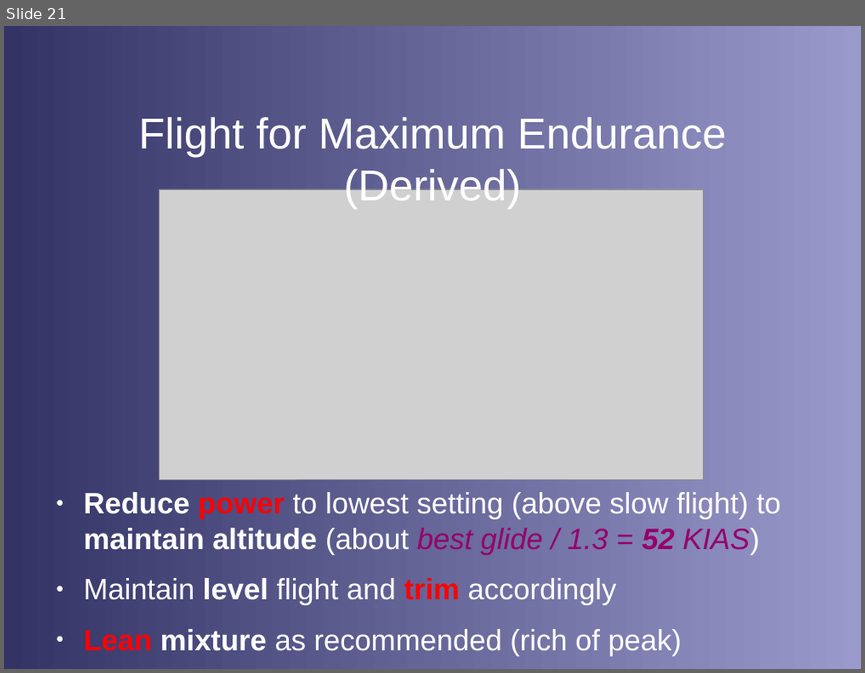
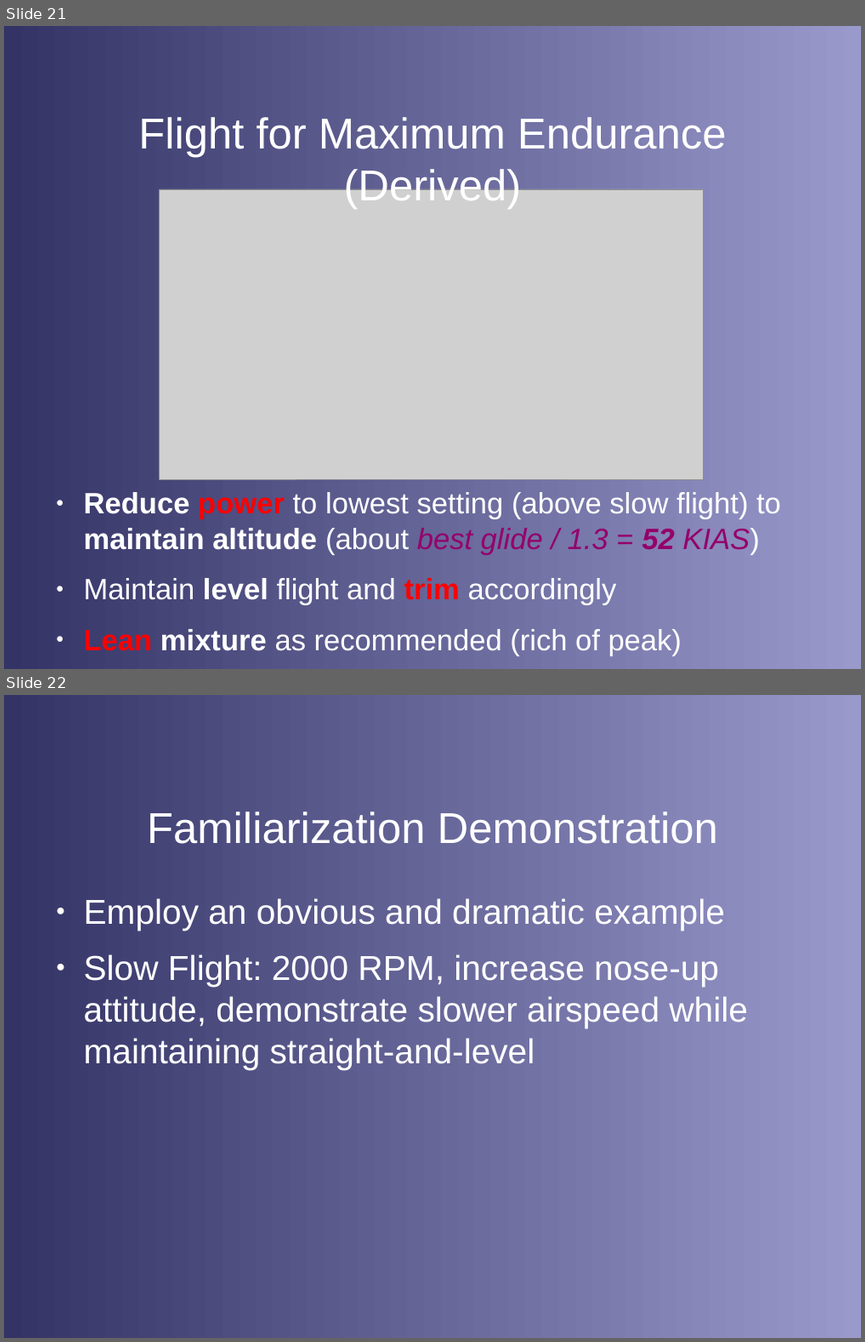
Before and after one commit to stephanheinemann/flight, a slide deck: FI/RangeAndEndurance/RangeAndEndurance.odp. Shown one above the other, each under a label of ours: slide 21 before the commit, slides 21 and 22 after it. The pictures are 865x673 and 865x1342 pixels, drawn with LibreOffice and Linux fonts; fonts in the diff are those of the drawing; grey boxes stand for pictures; background and template pictures are left out. Boxes give left, top, right and bottom in pixels: in the first picture for what was removed or moved away, otherwise in the second. Text is boxed around its words. In the diff, an @@ line names an element or a change of style, - is before the commit and + after.

```diff
--- a/FI/RangeAndEndurance/RangeAndEndurance.odp
+++ b/FI/RangeAndEndurance/RangeAndEndurance.odp
@@ slide 22 added at [4,695,861,1338], background gradient #333366 to #9999CC @@
@@ title added at [147,811,718,844], 40 pt, text #FFFFFF @@
+Familiarization Demonstration
@@ text added at [84,898,748,1070], 32 pt, text #FFFFFF @@
+● Employ an obvious and dramatic example
+● Slow Flight: 2000 RPM, increase nose-up attitude, demonstrate slower airspeed while maintaining straight-and-level
```
Also in this commit, not shown: 1 slide changed, 1 other file.
